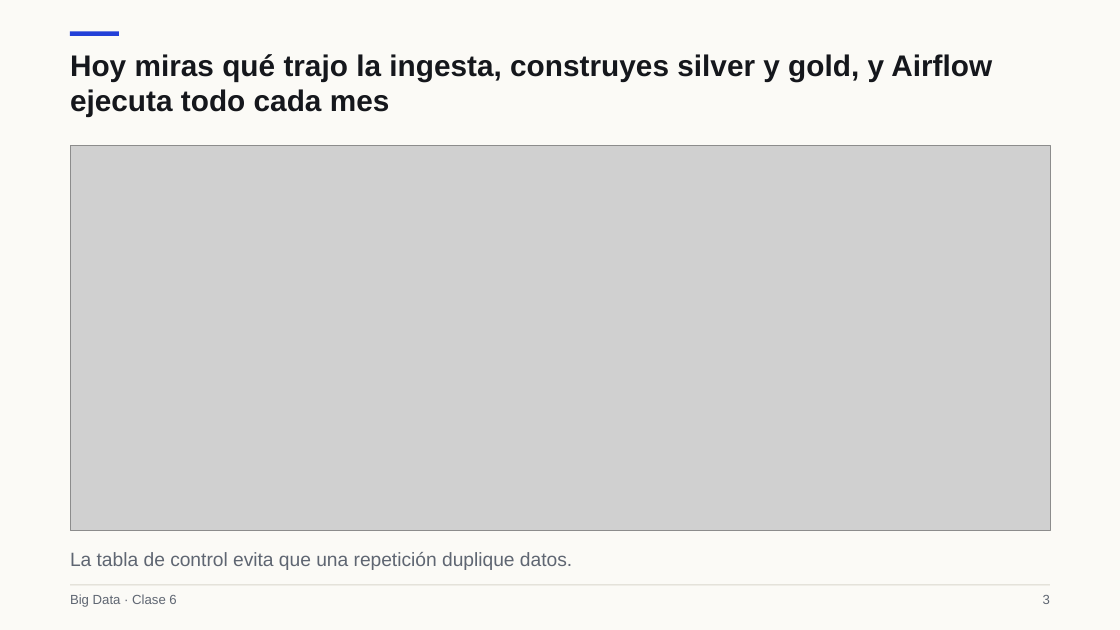
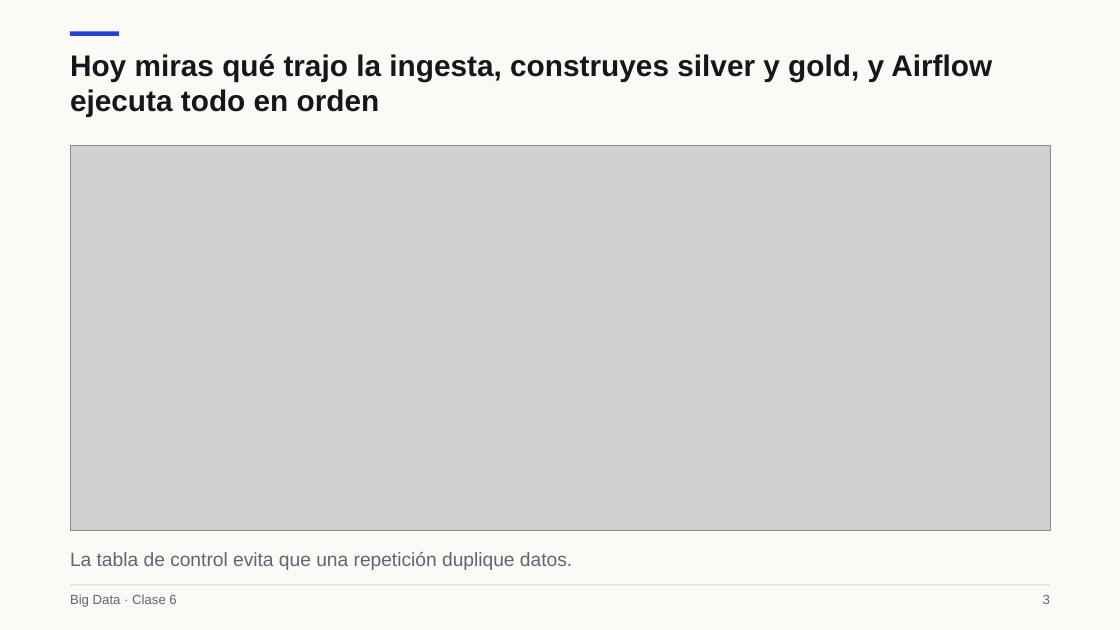
Before and after one commit to Apaezc/bigdata-udem-2026, a slide deck: slide 3 of curso/clase06/deck/slides.pptx. Drawn at 1120x630 pixels with LibreOffice and Linux fonts; fonts in the diff are those of the drawing; grey boxes stand for pictures. Boxes give left, top, right and bottom in pixels: in the first picture for what was removed or moved away, otherwise in the second. Text is boxed around its words. In the diff, an @@ line names an element or a change of style, - is before the commit and + after.

```diff
--- a/curso/clase06/deck/slides.pptx
+++ b/curso/clase06/deck/slides.pptx
@@ text at bbox=[70, 54, 992, 117]: text changed @@
-Hoy miras qué trajo la ingesta, construyes silver y gold, y Airflow ejecuta todo cada mes
+Hoy miras qué trajo la ingesta, construyes silver y gold, y Airflow ejecuta todo en orden
```
Also in this commit, not shown: 8 other slides changed, 4 other files.
